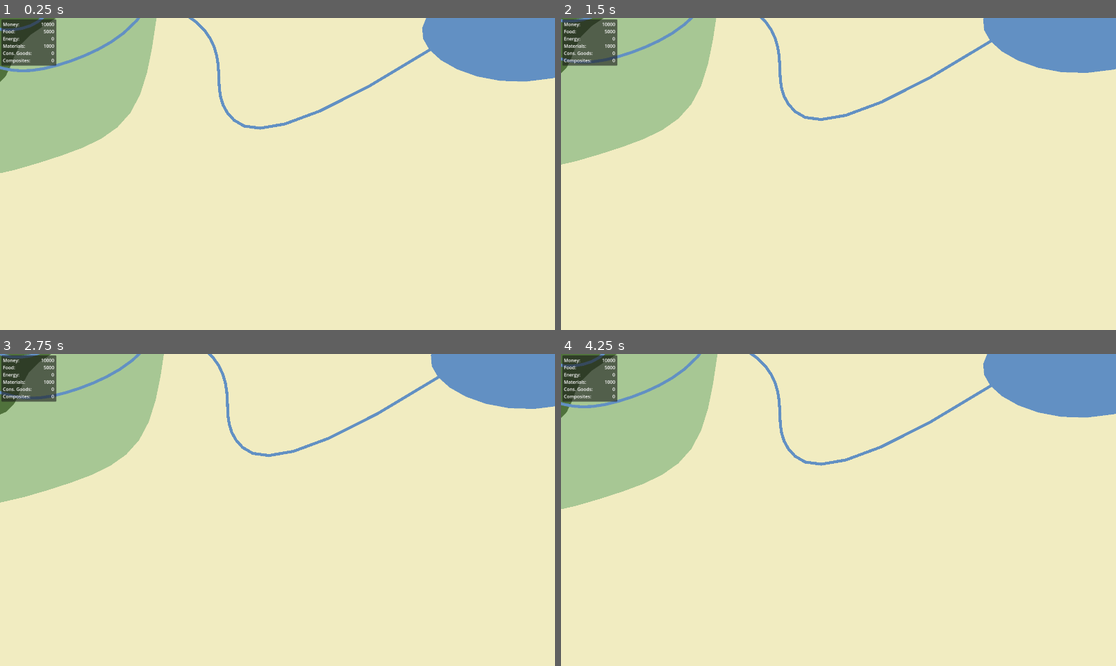
Above: before the commit, frames 1-4 (two rows, left to right).
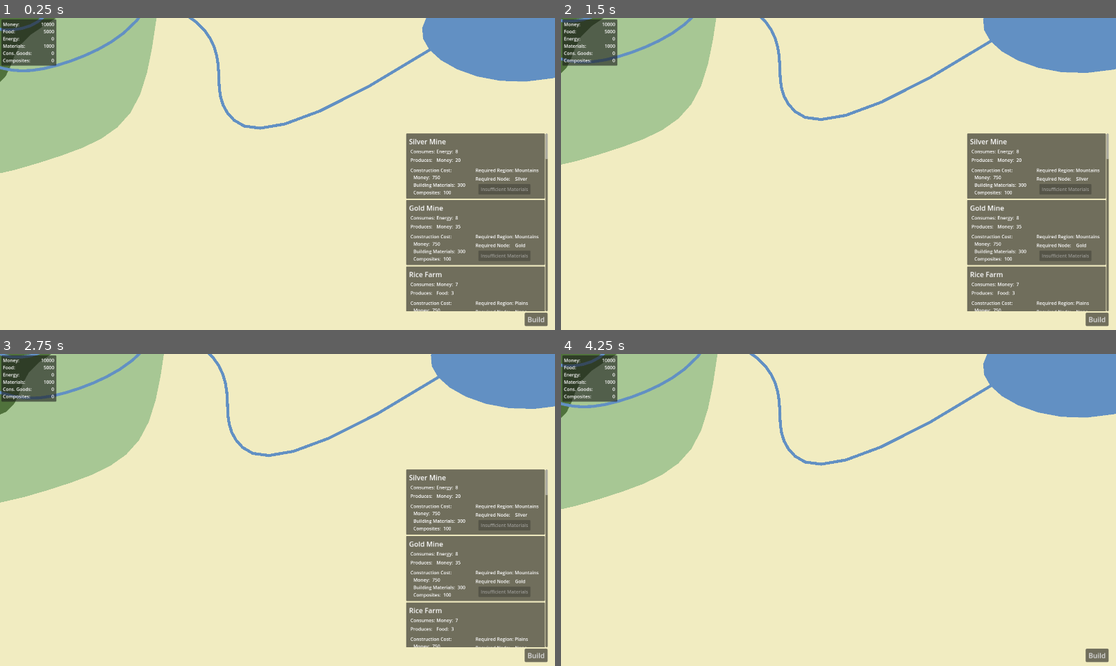
Above: after the commit, the same moments.

Repository: Novation257/Nations-Refounded
Game: Godot game, scene res://masterScene.tscn
The game is run twice, just before and just after one commit, with the same random seed, the same clock (stepped at 60 frames per second) and the same inputs. The engine's default icon, where the game draws it, is replaced by a stand-in: a white triangle on a blue panel in a dark square.
Inputs (mouse positions are in pixels of both pictures, inside the frame that each line leads up to):
- Up to frame 1 (0.25 s): no input
- Up to frame 2 (1.5 s): tap Enter at 0.5 s; move the mouse to (855, 217) at 0.52 s; hold Shift (Shift, bound only after the commit) 0.53-1.28 s; click (855, 217) at 0.67 s; tap Space at 1.25 s; move the mouse to (727, 189) at 1.27 s; tap Down (CamDown) at 1.35 s; click (727, 189) at 1.42 s
- Up to frame 3 (2.75 s): tap Shift (Shift, bound only after the commit) at 1.55 s; tap Enter at 2 s; move the mouse to (333, 441) at 2.02 s; hold Shift (Shift, bound only after the commit) from 2.03 s (still down); tap Left (CamLeft) at 2.1 s; click (333, 441) at 2.17 s
- Up to frame 4 (4.25 s): tap Space at 2.75 s; move the mouse to (810, 572) at 2.77 s; release Shift (Shift, bound only after the commit) at 2.78 s; tap Right (CamRight) at 2.85 s; click (810, 572) at 2.92 s; tap Shift (Shift, bound only after the commit) at 3.05 s; tap Enter at 3.5 s; move the mouse to (1005, 556) at 3.52 s; hold Shift (Shift, bound only after the commit) from 3.53 s (still down); tap Up (CamUp) at 3.6 s; click (1005, 556) at 3.67 s; tap B (BuildMenuToggle, bound only after the commit) at 4.15 s

The runs differ from the first frame. In frame 1, 15% of the frame differs, in the area x 73-99%, y 36-99%; in frame 2, 15%; in frame 3, 15%; in frame 4, 0.2%.

Commit message:
Added build menu
- Extractors can now be placed using the build menu, accessed by the "Build" button or 'B' on the keyboard
- Having insufficient resources will prevent the player from building certain Extractors
- Minor changes to extractorTypes.gd to promote scalability

Diff:
--- a/ClientApp/UI/Cam+UI.tscn
+++ b/ClientApp/UI/Cam+UI.tscn
@@ -1,6 +1,7 @@
-[gd_scene load_steps=2 format=3 uid="uid://lkthen7k7xap"]
+[gd_scene load_steps=3 format=3 uid="uid://lkthen7k7xap"]
 
 [ext_resource type="Script" path="res://UI/cameraControls.gd" id="1_0pqkt"]
+[ext_resource type="Script" path="res://UI/ui.gd" id="2_ebt58"]
 
 [node name="Camera2D" type="Camera2D"]
 limit_left = -5000
@@ -10,6 +11,8 @@
 script = ExtResource("1_0pqkt")
 
 [node name="UI" type="CanvasLayer" parent="."]
+unique_name_in_owner = true
+script = ExtResource("2_ebt58")
 
 [node name="Resources" type="Panel" parent="UI"]
 offset_left = 5.0
@@ -125,3 +128,49 @@
 offset_bottom = 153.0
 text = "10000000"
 horizontal_alignment = 2
+
+[node name="BuildMenu Toggle" type="Button" parent="UI"]
+unique_name_in_owner = true
+anchors_preset = 3
+anchor_left = 1.0
+anchor_top = 1.0
+anchor_right = 1.0
+anchor_bottom = 1.0
+offset_left = -105.0
+offset_top = -60.0
+offset_right = -51.9999
+offset_bottom = -29.0
+grow_horizontal = 0
+grow_vertical = 0
+scale = Vector2(1.5, 1.5)
+toggle_mode = true
+text = "Build"
+
+[node name="BuildMenu" type="ScrollContainer" parent="UI"]
+unique_name_in_owner = true
+anchors_preset = 3
+anchor_left = 1.0
+anchor_top = 1.0
+anchor_right = 1.0
+anchor_bottom = 1.0
+offset_left = -515.0
+offset_top = -680.0
+offset_right = -25.0
+offset_bottom = -65.0
+grow_horizontal = 0
+grow_vertical = 0
+size_flags_horizontal = 3
+size_flags_vertical = 3
+horizontal_scroll_mode = 0
+vertical_scroll_mode = 2
+
+[node name="BMVContainer" type="VBoxContainer" parent="UI/BuildMenu"]
+unique_name_in_owner = true
+custom_minimum_size = Vector2(0, 1375)
+layout_mode = 2
+size_flags_horizontal = 3
+size_flags_vertical = 3
+
+[connection signal="pressed" from="UI/BuildMenu Toggle" to="UI" method="_on_build_menu_toggle_pressed"]
+[connection signal="mouse_entered" from="UI/BuildMenu" to="UI" method="_on_build_menu_mouse_entered"]
+[connection signal="mouse_exited" from="UI/BuildMenu" to="UI" method="_on_build_menu_mouse_exited"]
--- a/ClientApp/UI/cameraControls.gd
+++ b/ClientApp/UI/cameraControls.gd
@@ -18,10 +18,10 @@
 	# Mouse inputs
 	if event is InputEventMouseButton:
 		# Scroll Up - zoom in
-		if event.button_index == MOUSE_BUTTON_WHEEL_UP:
+		if event.button_index == MOUSE_BUTTON_WHEEL_UP && !Input.is_action_pressed("Shift"): # TODO: change this in release version - hotfix for UI scroll lock for demo
 			change_zoom(1)
-		# Scrol Down - zoom out
-		elif event.button_index == MOUSE_BUTTON_WHEEL_DOWN:
+		# Scroll Down - zoom out
+		elif event.button_index == MOUSE_BUTTON_WHEEL_DOWN && !Input.is_action_pressed("Shift"):
 			change_zoom(-1)
 
 # Called when the node enters the scene tree for the first time.
@@ -45,5 +45,8 @@
 	# Camera movement via arrow keys
 	position += Input.get_vector("CamLeft", "CamRight", "CamUp", "CamDown").normalized() * (7.5 * 1/zoom[0])
 
+	return
 
-	pass
+func _on_build_menu_focus_entered() -> void:
+	print("entered")
+	pass # Replace with function body.
--- /dev/null
+++ b/ClientApp/UI/extractorBuildButton/ExtractorBuildButton.tscn
@@ -0,0 +1,108 @@
+[gd_scene load_steps=2 format=3 uid="uid://b78jdwqa4vgf0"]
+
+[ext_resource type="Script" path="res://UI/extractorBuildButton/extractorBuildButton.gd" id="1_klwmi"]
+
+[node name="ExtractorBuildButton" type="Control"]
+layout_mode = 3
+anchors_preset = 15
+anchor_right = 1.0
+anchor_bottom = 1.0
+grow_horizontal = 2
+grow_vertical = 2
+script = ExtResource("1_klwmi")
+
+[node name="Panel" type="Panel" parent="."]
+layout_mode = 0
+offset_right = 480.0
+offset_bottom = 225.0
+
+[node name="ExtractorName" type="Label" parent="Panel"]
+layout_mode = 0
+offset_left = 10.0
+offset_top = 10.0
+offset_right = 224.0
+offset_bottom = 37.0
+scale = Vector2(1.5, 1.5)
+text = "Extractor Name Long Name"
+
+[node name="Consumption" type="Label" parent="Panel"]
+layout_mode = 0
+offset_left = 10.0
+offset_top = 50.0
+offset_right = 100.0
+offset_bottom = 73.0
+text = "Consumes:"
+horizontal_alignment = 2
+vertical_alignment = 1
+
+[node name="ConsumptionMats" type="Label" parent="Panel/Consumption"]
+layout_mode = 0
+offset_left = 95.0
+offset_right = 460.0
+offset_bottom = 23.0
+text = "Money:  5     Energy:  10     Building Materials:  5"
+vertical_alignment = 1
+
+[node name="Production" type="Label" parent="Panel"]
+layout_mode = 0
+offset_left = 15.0
+offset_top = 80.0
+offset_right = 100.0
+offset_bottom = 103.0
+text = "Produces:"
+vertical_alignment = 1
+
+[node name="ProductionMats" type="Label" parent="Panel/Production"]
+layout_mode = 0
+offset_left = 90.0
+offset_right = 435.0
+offset_bottom = 23.0
+text = "Consumer Goods:  5     Building Materials:  3"
+vertical_alignment = 1
+
+[node name="BuildButton" type="Button" parent="Panel"]
+layout_mode = 0
+offset_left = 250.0
+offset_top = 175.0
+offset_right = 430.0
+offset_bottom = 211.0
+text = "Insufficient Materials"
+
+[node name="ReqRegion" type="Label" parent="Panel"]
+layout_mode = 0
+offset_left = 240.0
+offset_top = 115.0
+offset_right = 459.0
+offset_bottom = 138.0
+text = "Required Region: Mountains"
+vertical_alignment = 1
+
+[node name="ReqNode" type="Label" parent="Panel"]
+layout_mode = 0
+offset_left = 240.0
+offset_top = 145.0
+offset_right = 465.0
+offset_bottom = 168.0
+text = "Required Node:    Platinum"
+vertical_alignment = 1
+
+[node name="ConstructionCost" type="Label" parent="Panel"]
+layout_mode = 0
+offset_left = 15.0
+offset_top = 115.0
+offset_right = 160.0
+offset_bottom = 138.0
+text = "Construction Cost:"
+vertical_alignment = 1
+
+[node name="ConstructionMats" type="Label" parent="Panel/ConstructionCost"]
+layout_mode = 0
+offset_left = 10.0
+offset_top = 25.0
+offset_right = 200.0
+offset_bottom = 100.0
+text = "Money:  450
+Building Materials:  350
+Composites:  175"
+
+[connection signal="pressed" from="Panel/BuildButton" to="." method="_on_build_button_pressed"]
--- /dev/null
+++ b/ClientApp/UI/extractorBuildButton/extractorBuildButton.gd
@@ -0,0 +1,64 @@
+extends Control
+class_name extractorBuildButton
+
+# Nodes
+var nameLabel:Label
+var consumptionLabel:Label
+var productionLabel:Label
+var constructionLabel:Label
+var regionLabel:Label
+var resNodeLabel:Label
+var buildButton:Button
+
+var buildable:ExtractorType
+
+signal build_button_clicked(extractorType:String)
+
+# Builds the string to print out the contents of a resources class
+func buildResourceString(delimiter:String, resources:Resources) -> String:
+	var returnString = ""
+	if (resources.money != 0): returnString += "Money:  " + str(resources.money) + delimiter
+	if (resources.food != 0): returnString += "Food:  " + str(resources.food) + delimiter
+	if (resources.energy != 0): returnString += "Energy:  " + str(resources.energy) + delimiter
+	if (resources.building_materials != 0): returnString += "Building Materials:  " + str(resources.building_materials) + delimiter
+	if (resources.consumer_goods != 0): returnString += "Consumer Goods:  " + str(resources.consumer_goods) + delimiter
+	if (resources.composites != 0): returnString += "Composites:  " + str(resources.composites) + delimiter
+
+	return returnString
+
+# Get child nodes on ready
+func _ready() -> void:
+	nameLabel = get_node("Panel/ExtractorName")
+	consumptionLabel = get_node("Panel/Consumption/ConsumptionMats")
+	productionLabel = get_node("Panel/Production/ProductionMats")
+	constructionLabel = get_node("Panel/ConstructionCost/ConstructionMats")
+	regionLabel = get_node("Panel/ReqRegion")
+	resNodeLabel = get_node("Panel/ReqNode")
+	buildButton = get_node("Panel/BuildButton")
+
+
+func setStats(extractorStats:ExtractorType) -> void:
+	buildable = extractorStats
+
+	# Production, Consumption, and Construction resources
+	nameLabel.text = extractorStats.typeName
+	consumptionLabel.text = buildResourceString("     ", extractorStats.inputs)
+	productionLabel.text = buildResourceString("     ", extractorStats.outputs)
+	constructionLabel.text = buildResourceString("\n", extractorStats.constructionCost)
+
+	# Region and Res node
+	var regionString:String = extractorStats.constructionRegion
+	regionString[0] = regionString.to_upper()[0]
+	regionLabel.text = "Required Region: " + regionString
+
+	resNodeLabel.text = "Required Node:    "
+	if (extractorStats.constructionResNode != ""): resNodeLabel.text += extractorStats.constructionResNode
+	else: resNodeLabel.text += "None"
+
+	return
+
+
+func _on_build_button_pressed() -> void:
+	print("Clicked " + name)
+	build_button_clicked.emit(buildable.typeName)
+	pass # Replace with function body.
--- /dev/null
+++ b/ClientApp/UI/ui.gd
@@ -0,0 +1,40 @@
+extends CanvasLayer
+class_name StaticUI
+
+# Nodes
+var buildMenu:ScrollContainer
+var buildButton:Button
+var BMVContainer:VBoxContainer
+
+# Panels
+var extractorPanels:Array[extractorBuildButton]
+
+func toggleBuildMenu() -> void:
+	buildMenu.visible = !buildMenu.visible
+	if(buildMenu.visible == true): buildButton.text = "Close"
+	else: buildButton.text = "Build"
+	pass
+
+func _ready() -> void:
+	buildMenu = get_node("BuildMenu")
+	buildButton = get_node("%BuildMenu Toggle")
+	BMVContainer = get_node("BuildMenu/BMVContainer")
+
+	# Build list of buildables
+	var allExtractors:Array[ExtractorType] = ExtractorType.new().all()
+	var lastNode:Node = BMVContainer
+	for extractor in allExtractors:
+		# Load extractor UI and instanciate
+		var newExBtnRes:Resource = load("res://UI/extractorBuildButton/ExtractorBuildButton.tscn")
+		var newExBtn:extractorBuildButton = newExBtnRes.instantiate()
+		lastNode.add_child(newExBtn)
+		newExBtn.setStats(extractor)
+		newExBtn.position.y = 230 # ~ 5px spacing between list items
+		lastNode = newExBtn
+		extractorPanels.append(newExBtn)
+
+	BMVContainer.custom_minimum_size.y = allExtractors.size() * 230
+	pass
+
+func _on_build_menu_toggle_pressed() -> void:
+	toggleBuildMenu()
--- a/ClientApp/gameObjects/extractor/extractorTypes.gd
+++ b/ClientApp/gameObjects/extractor/extractorTypes.gd
@@ -1,4 +1,8 @@
 class_name ExtractorType
+
+var typeName:String
+
+var _NUMTYPES:int = 20 # Incrament this if adding a new extractor type
 
 # Construction
 var constructionCost:Resources = Resources.new()
@@ -10,11 +14,14 @@
 var inputs:Resources = Resources.new()
 var outputs:Resources = Resources.new()
 
+
 # Sets the input and output values for different extractors
-func setType(type:String) -> void:
+func setType(type:String) -> ExtractorType:
+	typeName = type
 	match type:
 		# Money factories
-		"Silver Mine":
+		"Silver Mine", "1":
+			typeName = "Silver Mine"
 			inputs.energy = 8
 			outputs.money = 20
 			constructionCost.money = 750
@@ -22,7 +29,8 @@
 			constructionCost.composites = 100
 			constructionRegion = "mountains"
 			constructionResNode = "Silver"
-		"Gold Mine":
+		"Gold Mine", "2":
+			typeName = "Gold Mine"
 			inputs.energy = 8
 			outputs.money = 35
 			constructionCost.money = 750
@@ -32,13 +40,15 @@
 			constructionResNode = "Gold"
 
 		# Food factories
-		"Rice Farm":
+		"Rice Farm", "3":
+			typeName = "Rice Farm"
 			inputs.money = 7
 			outputs.food = 3
 			constructionCost.money = 750
 			constructionCost.building_materials = 300
 			constructionRegion = "plains"
-		"Dairy Farm":
+		"Dairy Farm", "4":
+			typeName = "Dairy Farm"
 			inputs.money = 4
 			inputs.energy = 7
 			outputs.food = 8
@@ -46,7 +56,8 @@
 			constructionCost.building_materials = 250
 			constructionRegion = "plains"
 			constructionResNode = "Cattle"
-		"Fishery":
+		"Fishery", "5":
+			typeName = "Fishery"
 			inputs.money = 3
 			inputs.energy = 6
 			outputs.food = 7
@@ -54,7 +65,8 @@
 			constructionCost.building_materials = 250
 			constructionRegion = "ocean"
 			constructionResNode = "Fish"
-		"Banana Plantation":
+		"Banana Plantation", "6":
+			typeName = "Banana Plantation"
 			inputs.money = 3
 			inputs.energy = 6
 			outputs.food = 7
@@ -64,20 +76,23 @@
 			constructionResNode = "Bananas"
 
 		# Power factories
-		"Wind Turbine":
+		"Wind Turbine", "7":
+			typeName = "Wind Turbine"
 			inputs.money = 6
 			outputs.energy = 6
 			constructionCost.money = 350
 			constructionCost.building_materials = 150
 			constructionRegion = "barren"
-		"Hydroelectric Dam":
+		"Hydroelectric Dam", "8":
+			typeName = "Hydroelectric Dam"
 			inputs.money = 9
 			outputs.energy = 16
 			constructionCost.money = 500
 			constructionCost.building_materials = 300
 			constructionCost.composites = 75
 			constructionRegion = "river"
-		"Coal Power Plant":
+		"Coal Power Plant", "9":
+			typeName = "Coal Power Plant"
 			inputs.money = 11
 			outputs.energy = 24
 			constructionCost.money = 600
@@ -87,19 +102,22 @@
 			constructionResNode = "Coal"
 
 		# Building materials factories
-		"Sawmill":
+		"Sawmill", "10":
+			typeName = "Sawmill"
 			inputs.money = 4
 			inputs.energy = 7
 			outputs.building_materials = 4
 			constructionCost.money = 950
 			constructionRegion = "forest"
-		"Quarry":
+		"Quarry", "11":
+			typeName = "Quarry"
 			inputs.money = 4
 			inputs.energy = 7
 			outputs.building_materials = 4
 			constructionCost.money = 950
 			constructionRegion = "mountains"
-		"Concrete Factory":
+		"Concrete Factory", "12":
+			typeName = "Concrete Factory"
 			inputs.money = 5
 			inputs.energy = 10
 			outputs.building_materials = 9
@@ -107,7 +125,8 @@
 			constructionCost.building_materials = 500
 			constructionCost.composites = 250
 			constructionRegion = "barren"
-		"Stonemason":
+		"Stonemason", "13":
+			typeName = "Stonemason"
 			inputs.money = 5
 			inputs.energy = 10
 			outputs.building_materials = 5
@@ -119,13 +138,15 @@
 			constructionResNode = "Marble"
 
 		# Consumer goods factories
-		"Chocolate Factory":
-			inputs.energy = 3
-			inputs.power = 5
+		"Chocolate Factory", "14":
+			typeName = "Chocolate Factory"
+			inputs.money = 3
+			inputs.energy = 5
 			outputs.consumer_goods = 2
 			constructionRegion = "forest"
 			constructionResNode = "Cocoa"
-		"Clothing Factory":
+		"Clothing Factory", "15":
+			typeName = "Clothing Factory"
 			inputs.money = 4
 			inputs.energy = 7
 			outputs.consumer_goods = 2
@@ -134,7 +155,8 @@
 			constructionCost.composites = 75
 			constructionRegion = "plains"
 			constructionResNode = "Sheep"
-		"Tobacco Plantation":
+		"Tobacco Plantation", "16":
+			typeName = "Tobacco Plantation"
 			inputs.money = 4
 			inputs.energy = 7
 			outputs.consumer_goods = 4
@@ -143,7 +165,8 @@
 			constructionCost.composites = 175
 			constructionRegion = "forest"
 			constructionResNode = "Tobacco"
-		"Phone Factory":
+		"Phone Factory", "17":
+			typeName = "Phone Factory"
 			inputs.money = 8
 			inputs.energy = 12
 			inputs.composites = 3
@@ -154,7 +177,8 @@
 			constructionRegion = "barren"
 
 		# Composites factories
-		"Aluminum Refinery":
+		"Aluminum Refinery", "18":
+			typeName = "Aluminum Refinery"
 			inputs.money = 6
 			inputs.energy = 11
 			outputs.composites = 2
@@ -162,7 +186,8 @@
 			constructionCost.building_materials = 525
 			constructionRegion = "mountains"
 			constructionResNode = "Bauxite"
-		"Advanced Materials Facility":
+		"Advanced Materials Facility", "19":
+			typeName = "Advanced Materials Facility"
 			inputs.money = 5
 			inputs.energy = 10
 			inputs.building_materials = 5
@@ -170,7 +195,8 @@
 			constructionCost.money = 1200
 			constructionCost.building_materials = 600
 			constructionRegion = "mountains"
-		"Platinum Mine":
+		"Platinum Mine", "20":
+			typeName = "Platinum Mine"
 			inputs.money = 8
 			inputs.energy = 15
 			outputs.composites = 4
@@ -178,4 +204,15 @@
 			constructionCost.building_materials = 750
 			constructionRegion = "mountains"
 			constructionResNode = "Platinum"
+		_:
+			print("Unable to match extractorType " + type)
 	return
+
+func all() -> Array[ExtractorType]:
+	var returnArray: Array[ExtractorType]
+
+	for i in range(1, _NUMTYPES+1):
+		var newEx = ExtractorType.new()
+		newEx.setType(str(i))
+		returnArray.append(newEx)
+	return returnArray
--- a/ClientApp/masterScene.tscn
+++ b/ClientApp/masterScene.tscn
@@ -17,7 +17,7 @@
 position = Vector2(65.9999, 155)
 script = ExtResource("3_tiwjy")
 points = PackedVector2Array(-2433.31, -518.684, -2004.8, -716.461, -1647.84, -804.659, -1484.05, -1021.36, -987.639, -1 …(1136 unchanged characters)…
-weights = PackedFloat32Array(1, 1, 1, 1, 1, 1, 1, 1, 1, 1, 1 …(120020 unchanged characters)… 1, 1, 1, 1, 1, 1, 1, 1, 1, 1, 1, 1, 1, 1)
+weights = PackedFloat32Array(1, 1, 1, 1, 1, 1, 1, 1, 1, 1, 1 …(120020 unchanged characters)… 1, 1, 1, 1, 1, 1, 1, 1, 1, 1, 1, 1, 1, 1, 1, 1, 1, 1, 1, 1, 1, 1, 1, 1, 1, 1, 1, 1, 1, 1, 1, 1, 1, 1)
 collision_poly = NodePath("barren/CollisionPolygon2D")
 open = false
 border = false
@@ -34,7 +34,7 @@
 position = Vector2(-980, -203)
 script = ExtResource("3_tiwjy")
 points = PackedVector2Array(-243.622, -222.623, 78.9117, -640.832, 508.909, -930.005, 665.709, -836.773, 563.194, -447.16, 530.291, 35.7971, 207.751, 151.71, -248.317, 285.678, -1009.16, 55.1613, -1048.76, 258.808, -1298.16, 142.881, -1164.63, -108.98, -776.504, -20.901, -700.589, -274.256)
-weights = PackedFloat32Array(1, 1, 1, 1, 1, 1, 1, 1, 1, 1, 1 …(22469 unchanged characters)… 1, 1, 1, 1, 1, 1, 1, 1, 1, 1, 1, 1, 1, 1)
+weights = PackedFloat32Array(1, 1, 1, 1, 1, 1, 1, 1, 1, 1, 1 …(22469 unchanged characters)… 1, 1, 1, 1, 1, 1, 1, 1, 1, 1, 1, 1, 1, 1, 1, 1, 1, 1, 1, 1, 1, 1, 1, 1, 1, 1, 1, 1, 1, 1, 1, 1, 1, 1)
 collision_poly = NodePath("plains/CollisionPolygon2D")
 open = false
 border = false
@@ -51,7 +51,7 @@
 position = Vector2(-1035, -521)
 script = ExtResource("3_tiwjy")
 points = PackedVector2Array(-786.552, 194.825, -253.795, -31.4633, 173.837, -409.204, 467.833, -79.5718, 82.9648, 45.1541, 145.328, 255.406, -367.83, 258.97)
-weights = PackedFloat32Array(1, 1, 1, 1, 1, 1, 1, 1, 1, 1, 1 …(16412 unchanged characters)… 1, 1, 1, 1, 1, 1, 1, 1, 1, 1, 1, 1, 1, 1)
+weights = PackedFloat32Array(1, 1, 1, 1, 1, 1, 1, 1, 1, 1, 1 …(16412 unchanged characters)… 1, 1, 1, 1, 1, 1, 1, 1, 1, 1, 1, 1, 1, 1, 1, 1, 1, 1, 1, 1, 1, 1, 1, 1, 1, 1, 1, 1, 1, 1, 1, 1, 1, 1)
 collision_poly = NodePath("forest/CollisionPolygon2D")
 open = false
 border = false
@@ -129,7 +129,7 @@
 position = Vector2(-1735, 113)
 script = ExtResource("3_tiwjy")
 points = PackedVector2Array(-243.622, -222.623, 110.098, -223.524, 539.917, -135.425, 323.673, -36.6466, 128.786, -12.6194, 18.7378, 201.189, -274.336, 120.865)
-weights = PackedFloat32Array(1, 1, 1, 1, 1, 1, 1, 1, 1, 1, 1 …(5192 unchanged characters)… 1, 1, 1, 1, 1, 1, 1, 1, 1, 1, 1, 1, 1, 1)
+weights = PackedFloat32Array(1, 1, 1, 1, 1, 1, 1, 1, 1, 1, 1 …(5192 unchanged characters)… 1, 1, 1, 1, 1, 1, 1, 1, 1, 1, 1, 1, 1, 1, 1, 1, 1, 1, 1, 1, 1, 1, 1, 1, 1, 1, 1, 1, 1, 1, 1, 1, 1, 1)
 collision_poly = NodePath("forest/CollisionPolygon2D")
 open = false
 border = false
@@ -146,7 +146,7 @@
 position = Vector2(556, -855)
 script = ExtResource("3_tiwjy")
 points = PackedVector2Array(19.9692, -265.708, 355.59, -217.762, 478.451, -142.847, 469.461, -5.00256, 402.259, 102.07, 340.631, 91.9543, 138.782, -110.154, -244.144, 58.0143, -265.713, 259.592, -369.792, 206.203, -654.269, 288.666, -429.523, -268.705, -243.733, -340.623)
-weights = PackedFloat32Array(1, 1, 1, 1, 1, 1, 1, 1, 1, 1, 1 …(35750 unchanged characters)… 1, 1, 1, 1, 1, 1, 1, 1, 1, 1, 1, 1, 1, 1)
+weights = PackedFloat32Array(1, 1, 1, 1, 1, 1, 1, 1, 1, 1, 1 …(35750 unchanged characters)… 1, 1, 1, 1, 1, 1, 1, 1, 1, 1, 1, 1, 1, 1, 1, 1, 1, 1, 1, 1, 1, 1, 1, 1, 1, 1, 1, 1, 1, 1, 1, 1, 1, 1)
 collision_poly = NodePath("plains/CollisionPolygon2D")
 open = false
 border = false
@@ -163,7 +163,7 @@
 position = Vector2(525, -701)
 script = ExtResource("3_tiwjy")
 points = PackedVector2Array(-326.819, -35.0415, 65.0303, -257.976, 397.181, -159.042, 467.833, -79.5718, 343.181, 16.9585, 137.181, 20.9585, -388.181, 122.949)
-weights = PackedFloat32Array(1, 1, 1, 1, 1, 1, 1, 1, 1, 1, 1 …(21656 unchanged characters)… 1, 1, 1, 1, 1, 1, 1, 1, 1, 1, 1, 1, 1, 1)
+weights = PackedFloat32Array(1, 1, 1, 1, 1, 1, 1, 1, 1, 1, 1 …(21656 unchanged characters)… 1, 1, 1, 1, 1, 1, 1, 1, 1, 1, 1, 1, 1, 1, 1, 1, 1, 1, 1, 1, 1, 1, 1, 1, 1, 1, 1, 1, 1, 1, 1, 1, 1, 1)
 collision_poly = NodePath("forest/CollisionPolygon2D")
 open = false
 border = false
@@ -189,15 +189,15 @@
 [node name="Extractors" type="Node2D" parent="."]
 unique_name_in_owner = true
 
-[node name="0Cocoa Plantation" parent="Extractors" instance=ExtResource("5_spx8q")]
+[node name="0Chocolate Factory" parent="Extractors" instance=ExtResource("5_spx8q")]
 position = Vector2(-815, -680)
 metadata/ownerID = 4
-metadata/type = "Cocoa Plantation"
-
-[node name="1Coal Mine" parent="Extractors" instance=ExtResource("5_spx8q")]
+metadata/type = "Chocolate Factory"
+
+[node name="1Coal Power Plant" parent="Extractors" instance=ExtResource("5_spx8q")]
 position = Vector2(-1478, -478)
 metadata/ownerID = 12
-metadata/type = "Coal Mine"
+metadata/type = "Coal Power Plant"
 
 [node name="Res Nodes" type="Node2D" parent="."]
 unique_name_in_owner = true
--- a/ClientApp/project.godot
+++ b/ClientApp/project.godot
@@ -76,6 +76,16 @@
 "events": [Object(InputEventKey,"resource_local_to_scene":false,"resource_name":"","device":-1,"window_id":0,"alt_press …(195 unchanged characters)…
 ]
 }
+BuildMenuToggle={
+"deadzone": 0.5,
+"events": [Object(InputEventKey,"resource_local_to_scene":false,"resource_name":"","device":-1,"window_id":0,"alt_pressed":false,"shift_pressed":false,"ctrl_pressed":false,"meta_pressed":false,"pressed":false,"keycode":0,"physical_keycode":66,"key_label":0,"unicode":98,"location":0,"echo":false,"script":null)
+]
+}
+Shift={
+"deadzone": 0.5,
+"events": [Object(InputEventKey,"resource_local_to_scene":false,"resource_name":"","device":-1,"window_id":0,"alt_pressed":false,"shift_pressed":false,"ctrl_pressed":false,"meta_pressed":false,"pressed":false,"keycode":0,"physical_keycode":4194325,"key_label":0,"unicode":0,"location":0,"echo":false,"script":null)
+]
+}
 
 [rendering]
 
--- a/ClientApp/scripts/masterScene.gd
+++ b/ClientApp/scripts/masterScene.gd
@@ -10,6 +10,9 @@
 var BMUI:Label
 var CGUI:Label
 var CompositesUI:Label
+
+var staticUI:StaticUI
+var buildMenu:ScrollContainer
 
 # Process flags
 var placingExtractor:bool = false
@@ -42,6 +45,19 @@
 				print("Not enough resources to collect from " + extractor.name)
 				extractor.get_stored().print()
 
+func update_build_buttons() -> void:
+	for extractorPanel:extractorBuildButton in staticUI.extractorPanels:
+		var cost:Resources = Resources.new()
+		cost.combine(extractorPanel.buildable.constructionCost)
+		cost.negate()
+		if(curr_player.resources.canCombine(cost)):
+			extractorPanel.buildButton.text = "Build"
+			extractorPanel.buildButton.disabled = false
+		else:
+			extractorPanel.buildButton.text = "Insufficient Materials"
+			extractorPanel.buildButton.disabled = true
+
+
 # Called when the node enters the scene tree for the first time.
 func _ready() -> void:
 	# Initialize player
@@ -59,9 +75,15 @@
 	CGUI = get_node("%camera+static ui/%CG Number")
 	CompositesUI = get_node("%camera+static ui/%Composites Number")
 
-	# Connect all
+	staticUI = get_node("%camera+static ui/%UI")
+	buildMenu = staticUI.get_node("%BuildMenu")
+
+	# Connect all signals from child nodes to this script
 	for rn in get_node("%Res Nodes").get_children():
 		rn.node_clicked.connect(_on_res_node_clicked)
+
+	for extractorPanel:extractorBuildButton in staticUI.extractorPanels:
+		extractorPanel.build_button_clicked.connect(_on_build_button_pressed)
 
 	return
 
@@ -89,6 +111,9 @@
 	# Extractor clicked - collect stockpiled resources
 	check_extractor_collection(extractors)
 
+	# Update build menu
+	update_build_buttons()
+
 	# Run input routines if button is pressed
 	if Input.is_action_just_pressed("debug1"):
 		placeRecourceExtractor("Rice Farm")
@@ -96,6 +121,8 @@
 		placeRecourceExtractor("Wind Turbine")
 	if Input.is_action_just_pressed("debug3"):
 		placeRecourceExtractor("Dairy Farm")
+	if Input.is_action_just_pressed("BuildMenuToggle"):
+		staticUI.toggleBuildMenu()
 
 	# Update UI
 	update_ui()
@@ -120,3 +147,7 @@
 
 func _on_res_node_clicked(extractor:String) -> void:
 	placeRecourceExtractor(extractor)
+
+func _on_build_button_pressed(extractor:String) -> void:
+	buildMenu.visible = false
+	placeRecourceExtractor(extractor)
